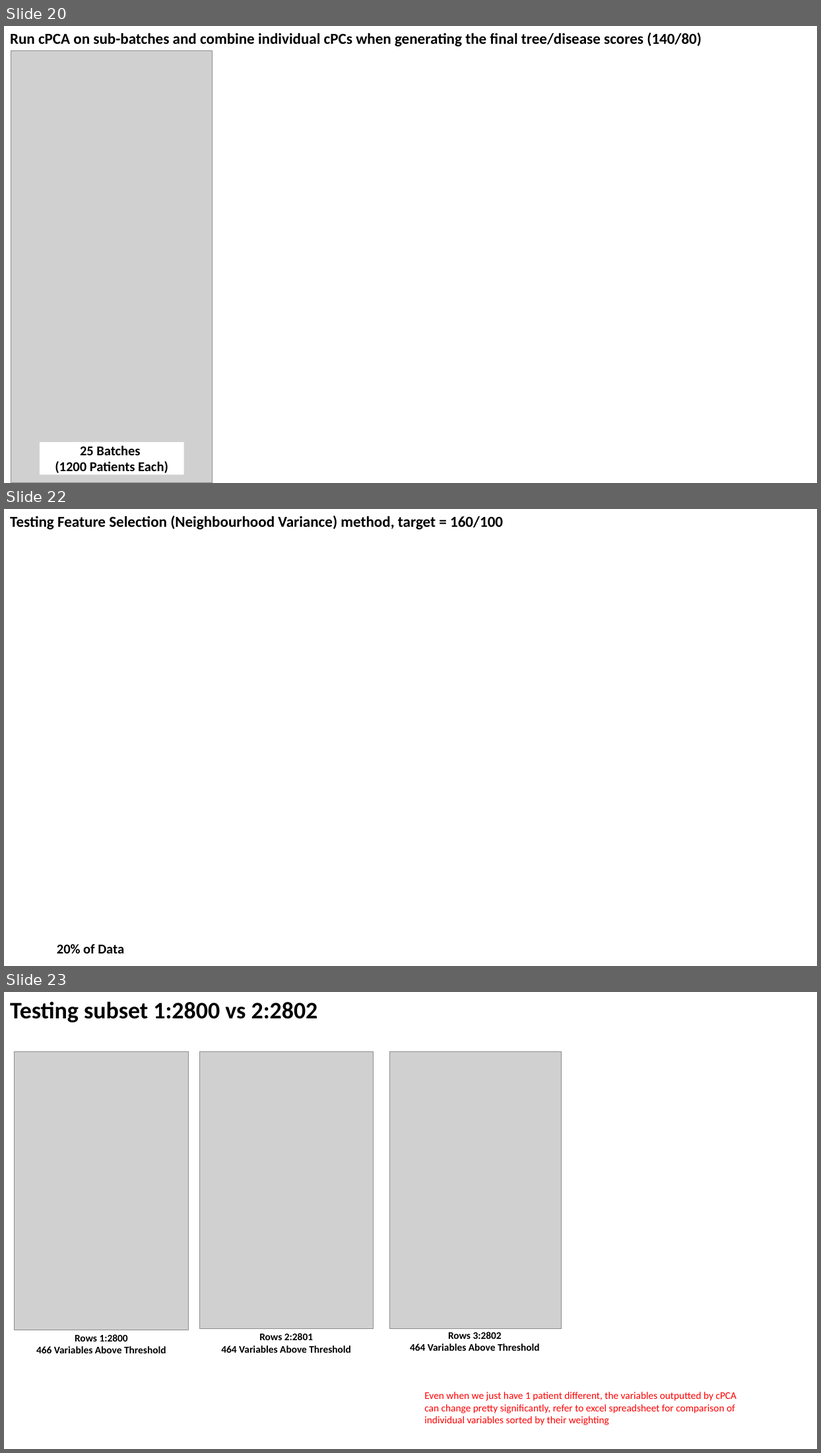
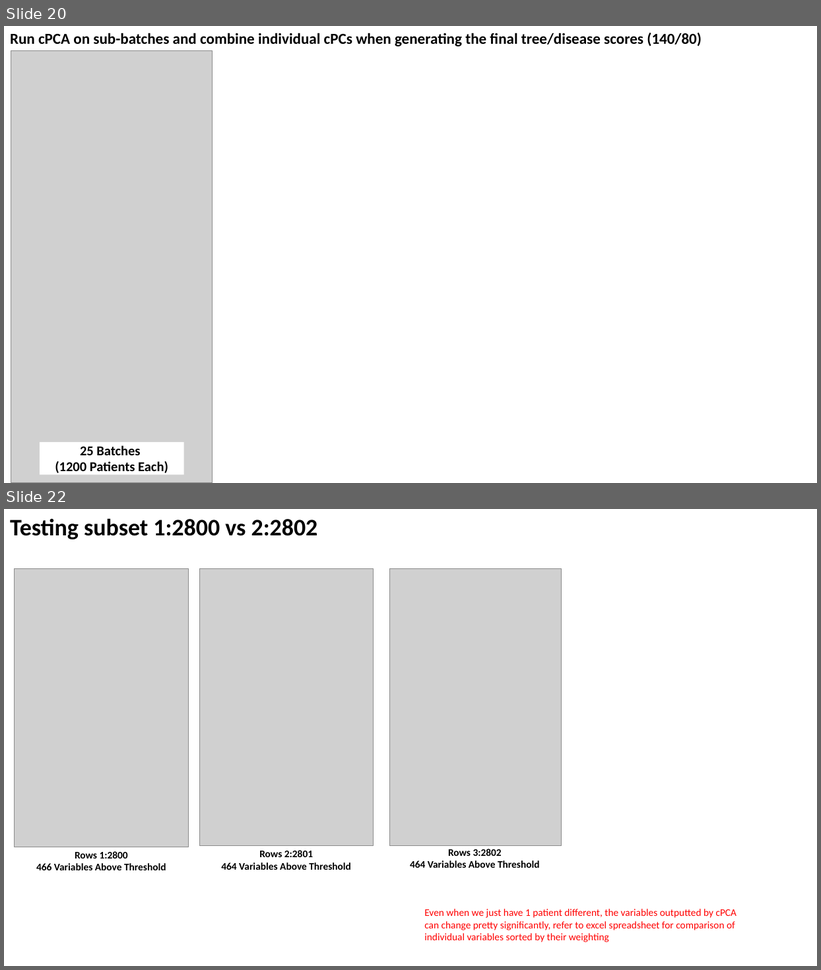
Before and after one commit to zhaohanxiong/OxfordCVM, a slide deck: job_results.pptx. Shown one above the other, each under a label of ours: slides 20, 22 and 23 before the commit, slides 20 and 22 after it; the slides between them are not shown. The pictures are 821x1453 and 821x970 pixels, drawn with LibreOffice and Linux fonts; fonts in the diff are those of the drawing; grey boxes stand for pictures. Boxes give left, top, right and bottom in pixels: in the first picture for what was removed or moved away, otherwise in the second. Text is boxed around its words. In the diff, an @@ line names an element or a change of style, - is before the commit and + after.

```diff
--- a/job_results.pptx
+++ b/job_results.pptx
@@ slide 22 removed at [4,509,817,966], background #FFFFFF @@
@@ text removed at [10,516,503,529] @@
-Testing Feature Selection (Neighbourhood Variance) method, target = 160/100
@@ text removed at [57,944,124,954] @@
-20% of Data
@@ what was slide 23 is now slide 22 @@
```
Also in this commit, not shown: 1 slide changed, 1 other file.
